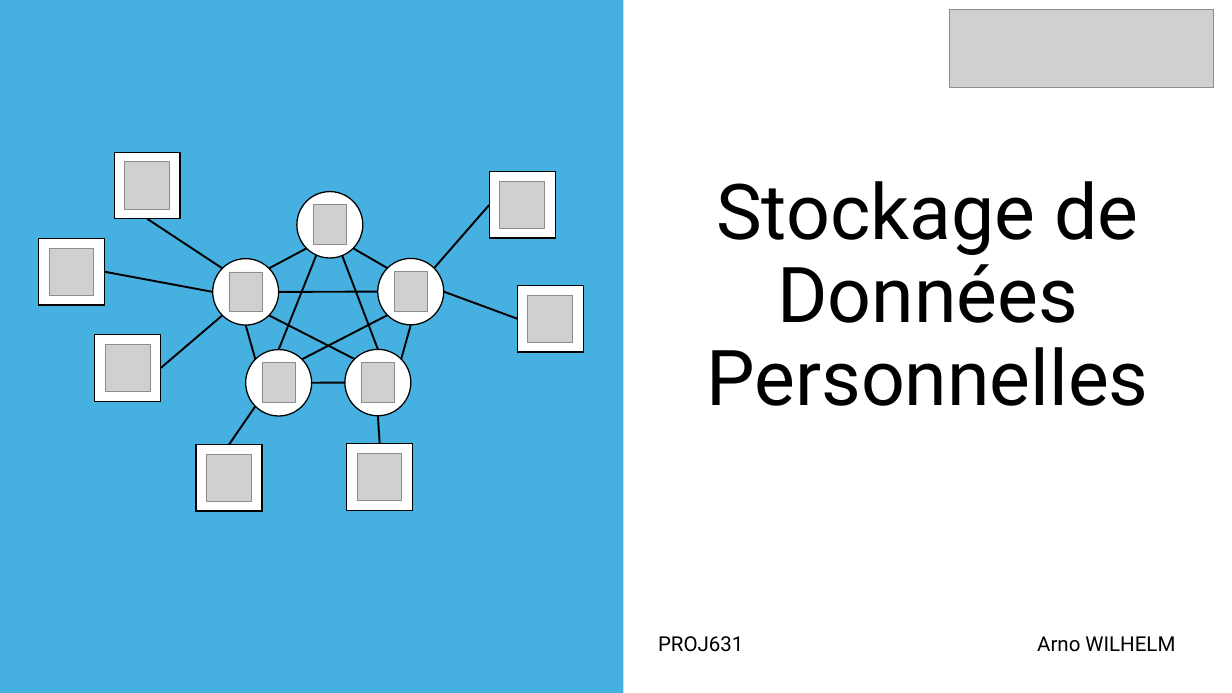
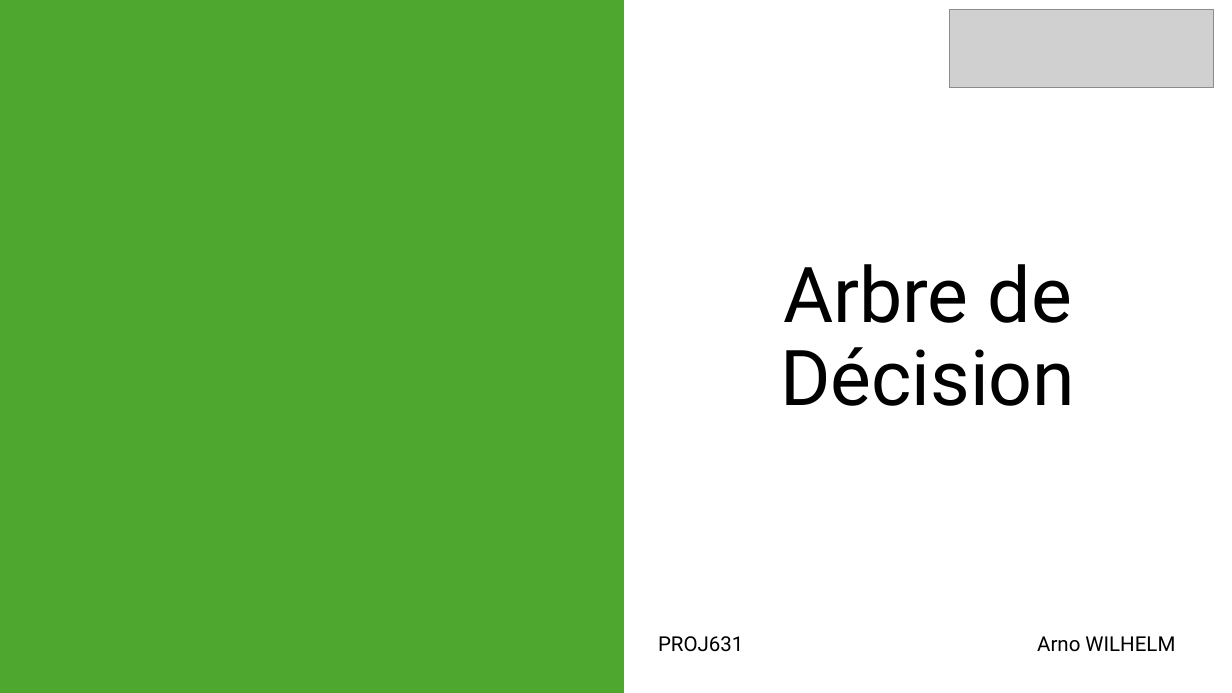
Before and after one commit to snonow/PROJ631-Arbres_de_decision, a slide deck: slide 1 of Presentation-Proj631 - Arbre_de_Décision.pptx. Drawn at 1232x693 pixels with LibreOffice and Linux fonts; fonts in the diff are those of the drawing; grey boxes stand for pictures; background and template pictures are left out. Boxes give left, top, right and bottom in pixels: in the first picture for what was removed or moved away, otherwise in the second. Text is boxed around its words. In the diff, an @@ line names an element or a change of style, - is before the commit and + after.

```diff
--- a/Presentation-Proj631 - Arbre_de_Décision.pptx
+++ b/Presentation-Proj631 - Arbre_de_Décision.pptx
@@ rectangle at (0,0,624,693): fill #46B1E1 to #4EA72E; outline none to #4EA72E 1.5 pt @@
@@ title at (780,264,1075,406): text changed @@
-Stockage de Données Personnelles
+Arbre de Décision
@@ group removed at (39,152,583,511): 17 lines, 12 pictures, 7 rectangles, 5 ellipses @@
```
Also in this commit, not shown: 6 other slides changed, 2 other files.
